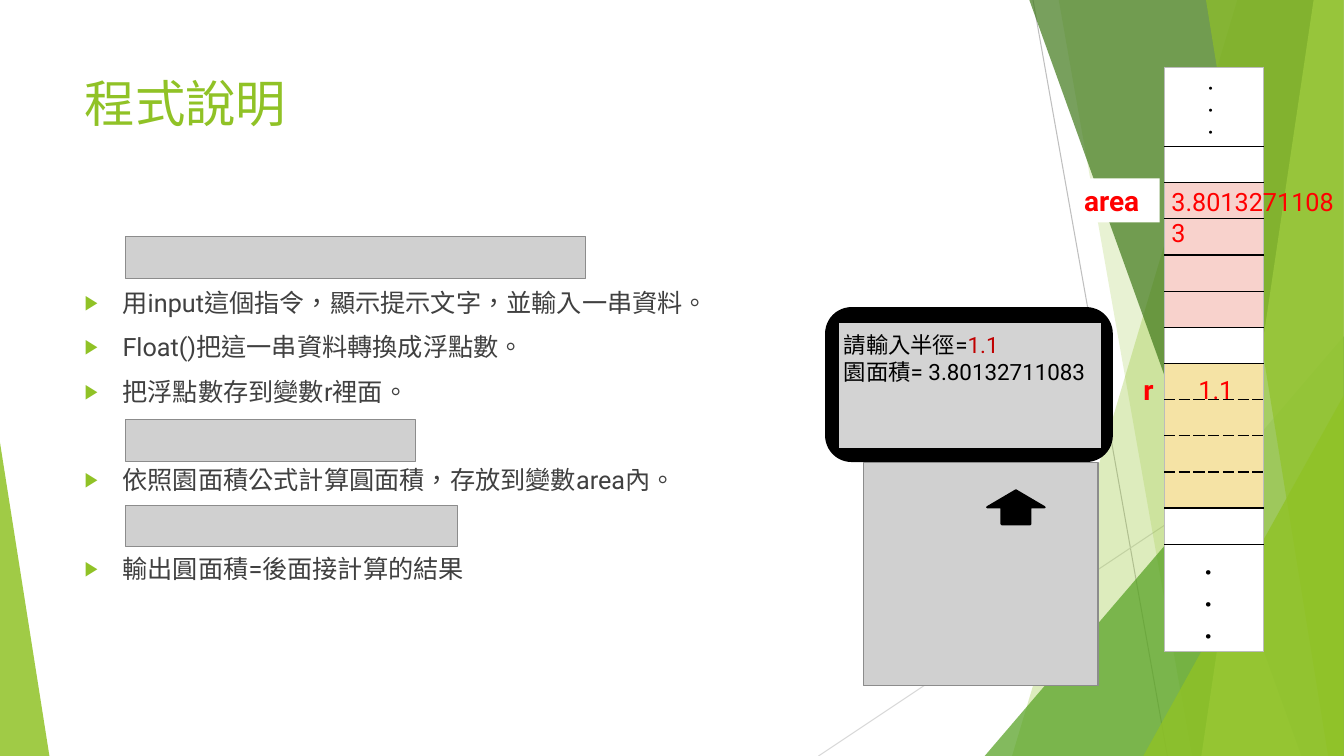
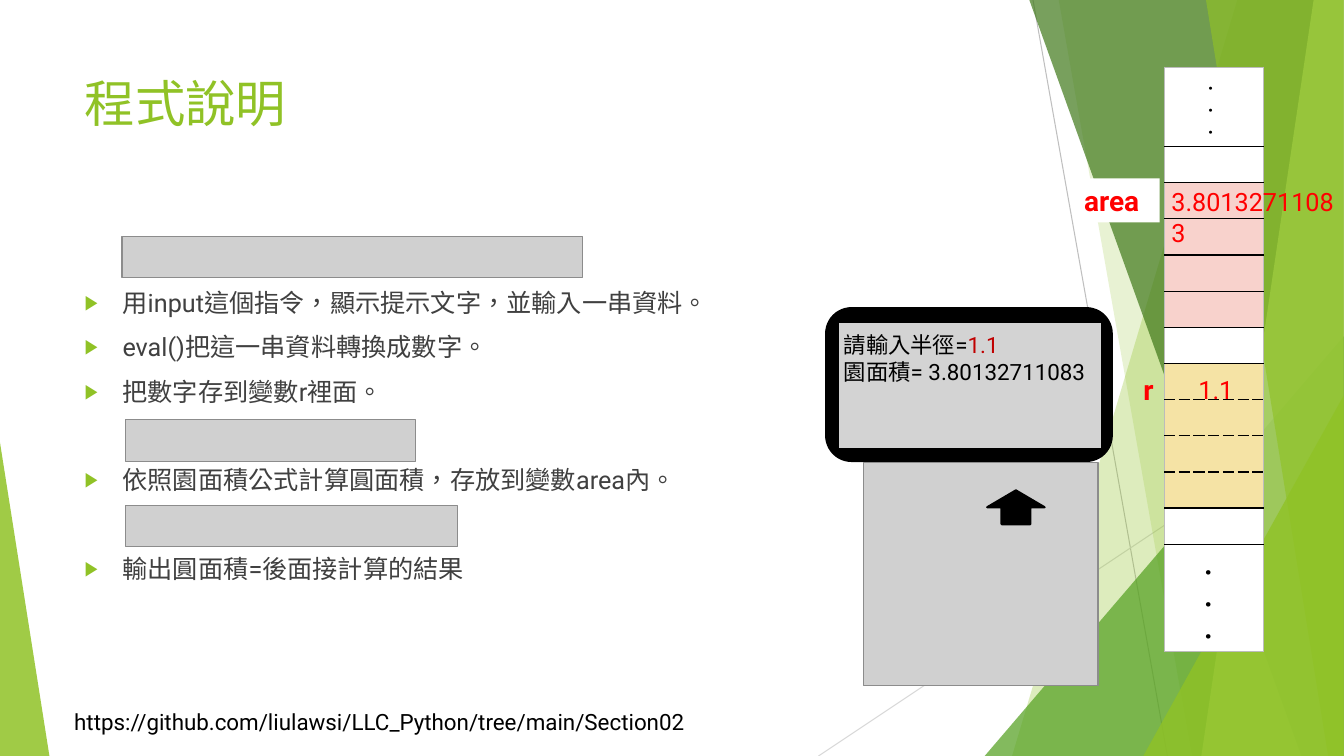
Before and after one commit to liulawsi/My_PPTs, a slide deck: slide 5 of LCC/Python/02_程式語言基本法.pptx. Drawn at 1344x756 pixels with LibreOffice and Linux fonts; fonts in the diff are those of the drawing; grey boxes stand for pictures; background and template pictures are left out. Boxes give left, top, right and bottom in pixels: in the first picture for what was removed or moved away, otherwise in the second. Text is boxed around its words. In the diff, an @@ line names an element or a change of style, - is before the commit and + after.

```diff
--- a/LCC/Python/02_程式語言基本法.pptx
+++ b/LCC/Python/02_程式語言基本法.pptx
@@ picture: place and size @@
-picture at bbox=[126, 237, 586, 279]
+picture at bbox=[122, 237, 583, 278]
@@ text at bbox=[123, 334, 488, 403]: text changed @@
-▶ Float()把這一串資料轉換成浮點數。
-▶ 把浮點數存到變數r裡面。
+▶ eval()把這一串資料轉換成數字。
+▶ 把數字存到變數r裡面。
@@ text added at bbox=[74, 713, 684, 735], 16 pt, text #000000 @@
+https://github.com/liulawsi/LLC_Python/tree/main/Section02
```
Also in this commit, not shown: 8 other slides changed, 3 other files.
